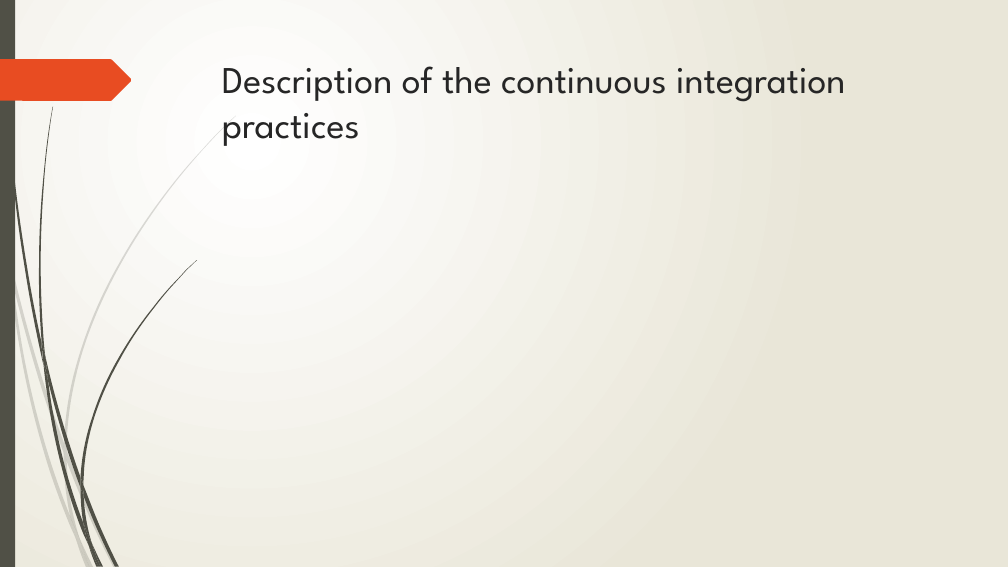
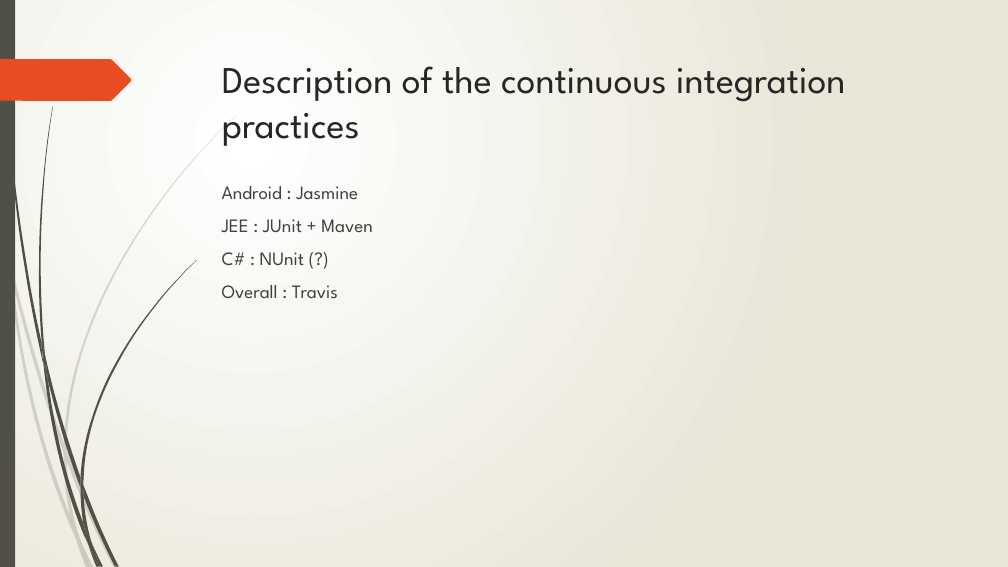
Before and after one commit to Toulouse-Exia-A4/AtlantisToulouseUML, a slide deck: slide 13 of ProjectManagement/Project Management.pptx (slide 12 before the commit). Drawn at 1008x567 pixels with LibreOffice and Linux fonts; fonts in the diff are those of the drawing. Boxes give left, top, right and bottom in pixels: in the first picture for what was removed or moved away, otherwise in the second. Text is boxed around its words. In the diff, an @@ line names an element or a change of style, - is before the commit and + after.

Commit message:
PM.pptx update

```diff
--- a/ProjectManagement/Project Management.pptx
+++ b/ProjectManagement/Project Management.pptx
@@ text added at [222, 186, 372, 298], 18 pt, text #404040 @@
+Android : Jasmine
+JEE : JUnit + Maven
+C# : NUnit (?)
+Overall : Travis
```
Also in this commit, not shown: 1 other slide changed, 1 slide added.
